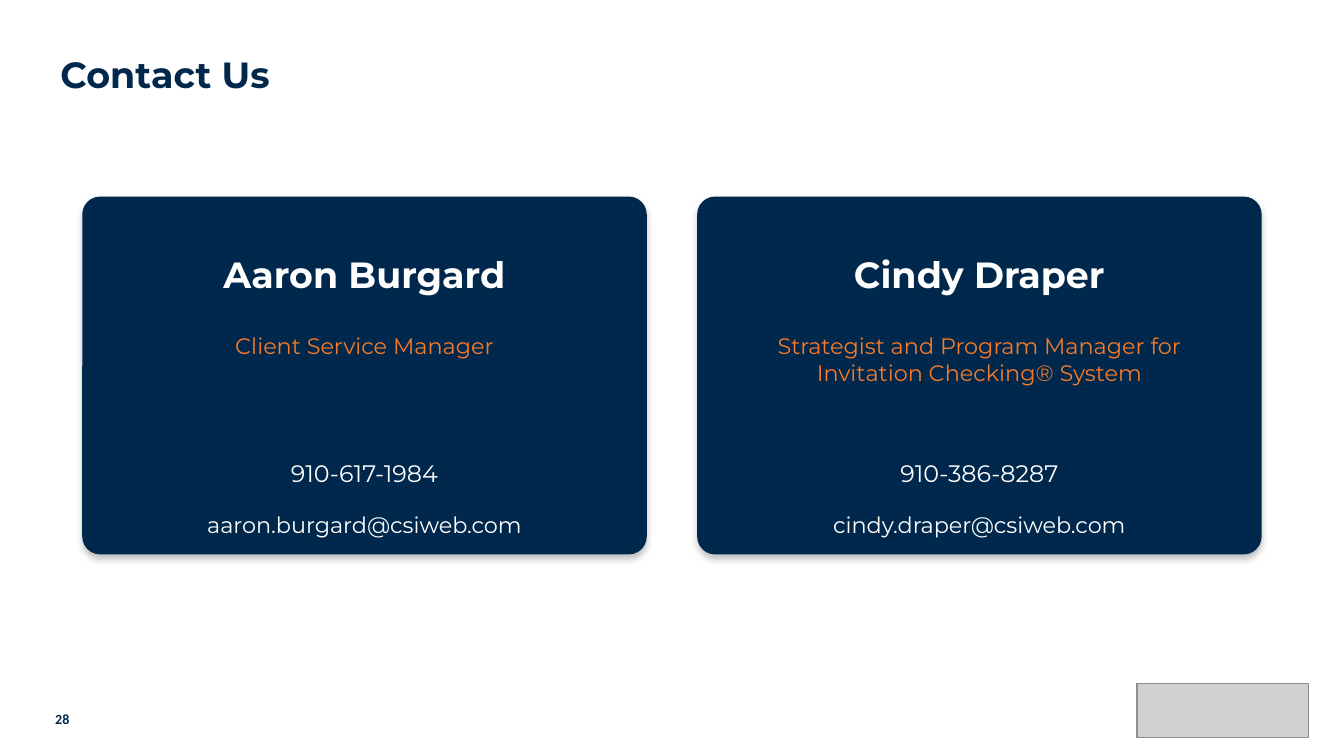
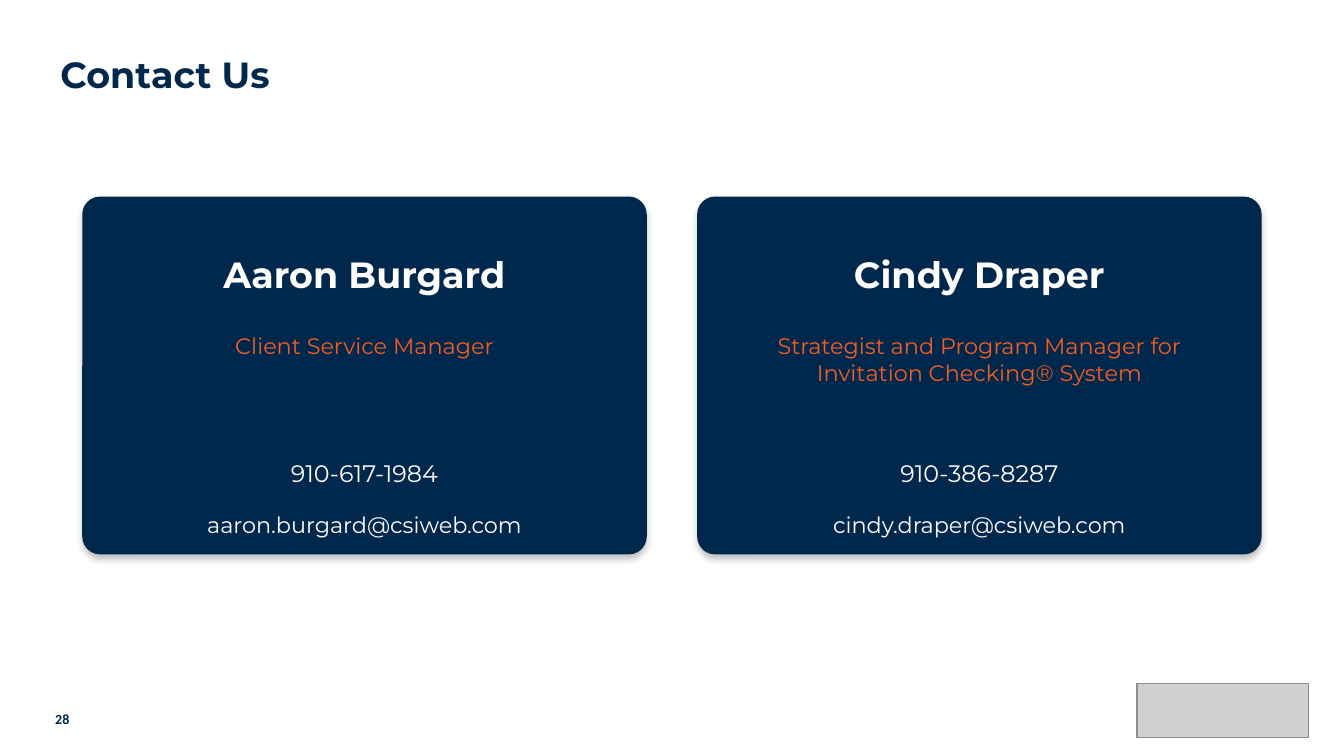
Before and after one commit to aburgard-csi/Velocity_Reporting, a slide deck: slide 28 of templates/ics_template.pptx. Drawn at 1344x756 pixels with LibreOffice and Linux fonts; fonts in the diff are those of the drawing; grey boxes stand for pictures. Boxes give left, top, right and bottom in pixels: in the first picture for what was removed or moved away, otherwise in the second. Text is boxed around its words. In the diff, an @@ line names an element or a change of style, - is before the commit and + after.

```diff
--- a/templates/ics_template.pptx
+++ b/templates/ics_template.pptx
@@ text "Client Service Manager" at (x1=235, y1=337, x2=494, y2=359): text colour #F47A29 to #F15D22 @@
@@ text "Strategist and Program Manager for ..." at (x1=778, y1=337, x2=1181, y2=386): text colour #F47A29 to #F15D22 @@
```
Also in this commit, not shown: 14 other slides changed, 13 other files.
